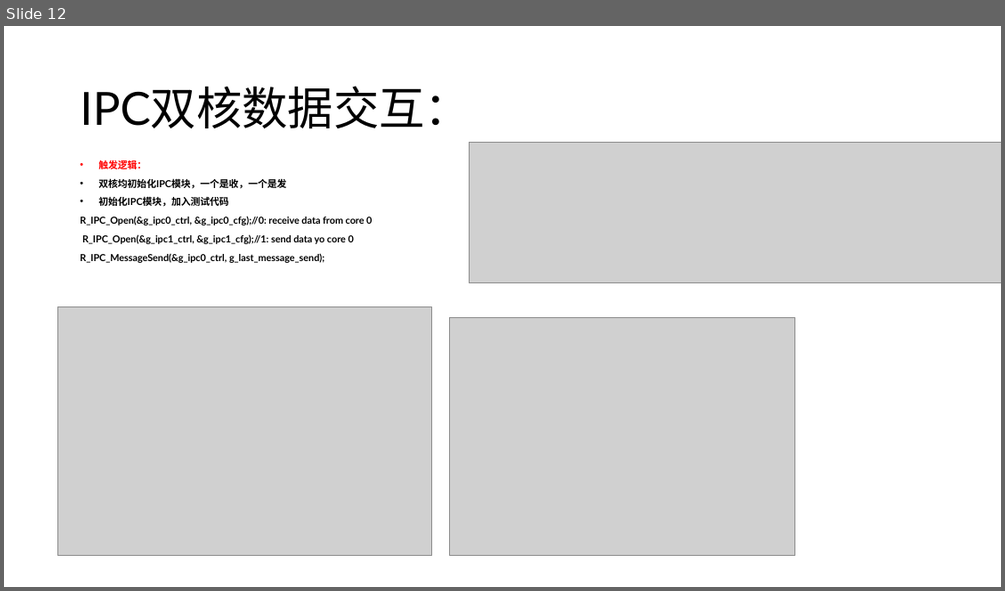
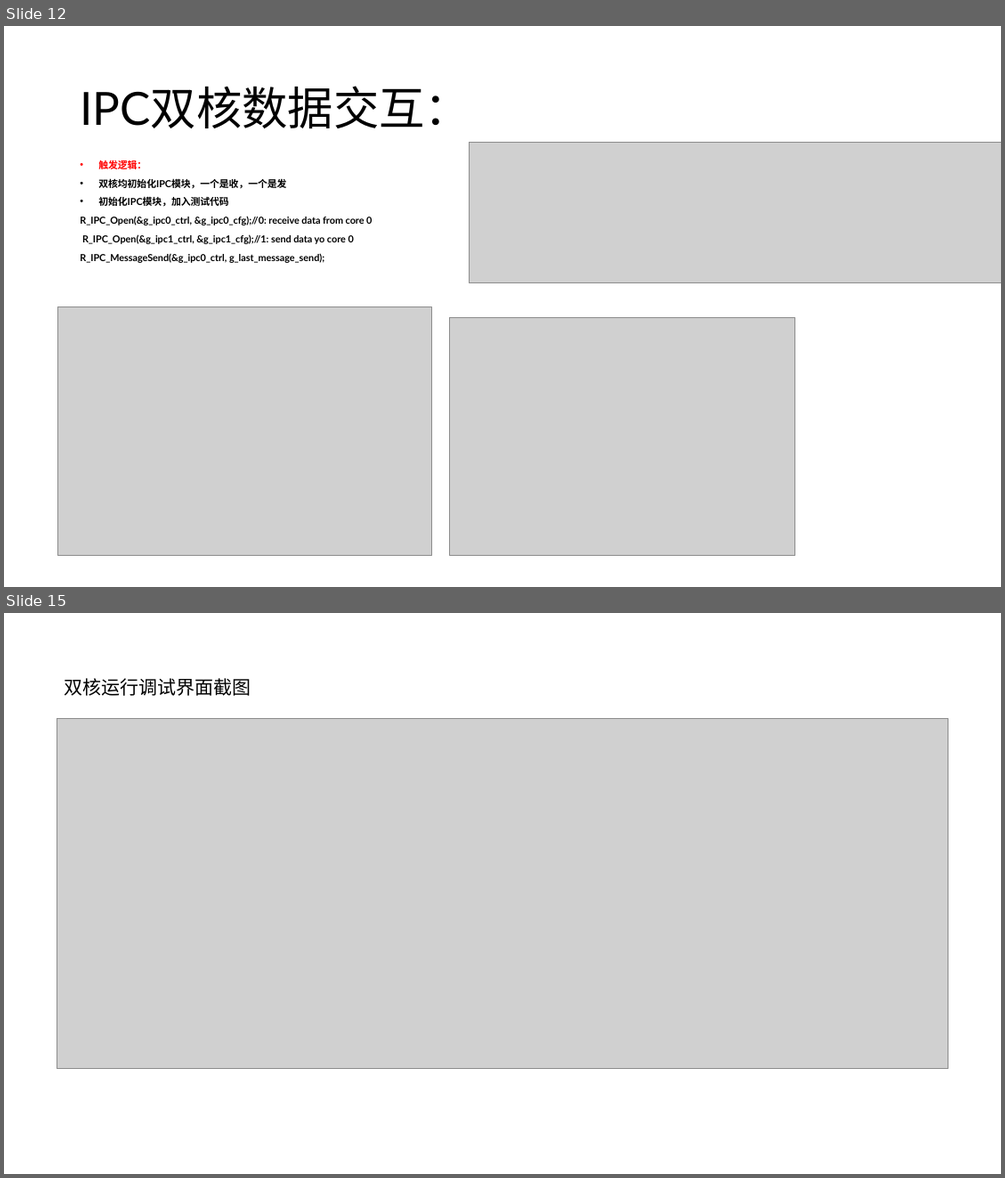
Before and after one commit to Carter-Liu-Roy/Ti5_TA8T2_Prj, a slide deck: RA8T2 外设使用指导.pptx. Shown one above the other, each under a label of ours: slide 12 before the commit, slides 12 and 15 after it; the slides between them are not shown. The pictures are 1005x591 and 1005x1178 pixels, drawn with LibreOffice and Linux fonts; fonts in the diff are those of the drawing; grey boxes stand for pictures. Boxes give left, top, right and bottom in pixels: in the first picture for what was removed or moved away, otherwise in the second. Text is boxed around its words. In the diff, an @@ line names an element or a change of style, - is before the commit and + after.

```diff
--- a/RA8T2 外设使用指导.pptx
+++ b/RA8T2 外设使用指导.pptx
@@ slide 15 added at <box>4,613,1001,1174</box>, background #FFFFFF @@
@@ text added at <box>64,678,251,696</box>, 18 pt, text #000000 @@
+双核运行调试界面截图
@@ picture added at <box>57,718,948,1069</box> @@
```
Also in this commit, not shown: 2 other slides added, 6 other files.
